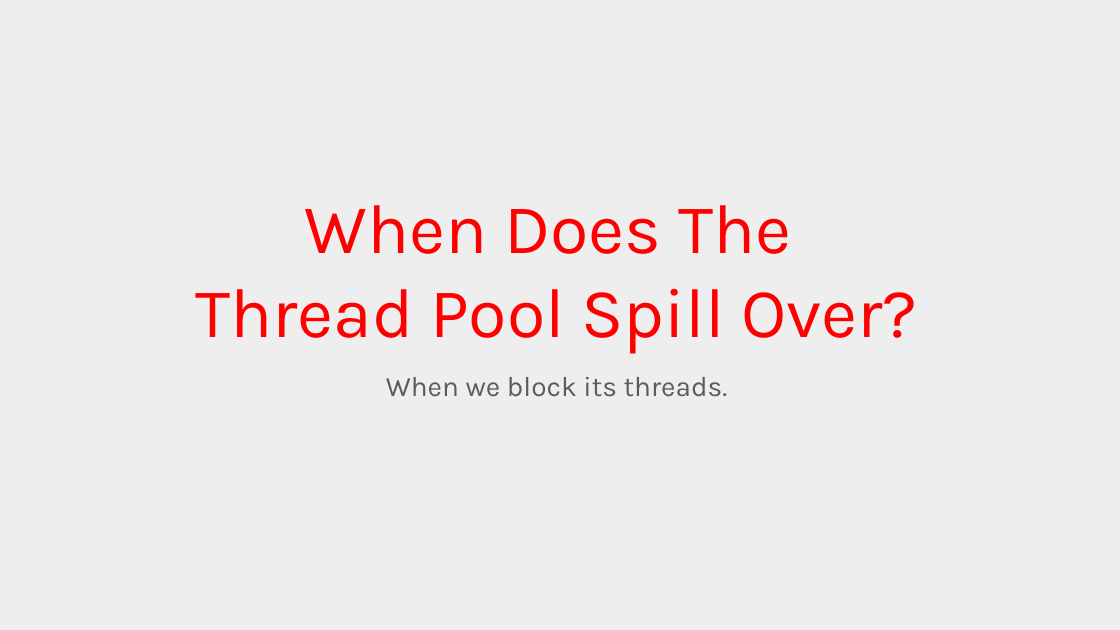
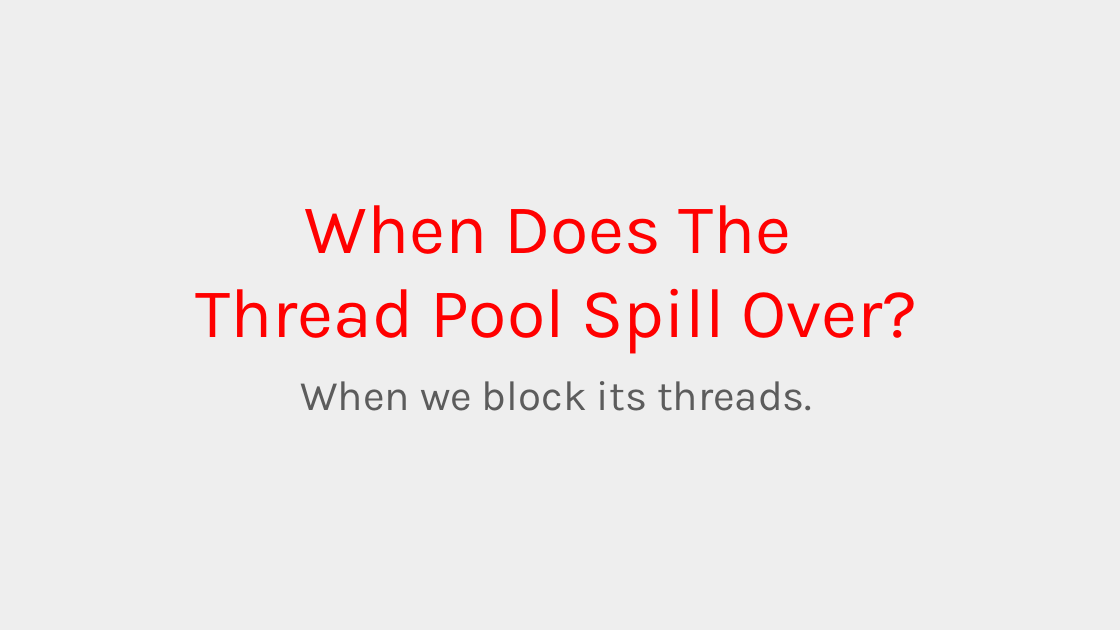
Before and after one commit to feO2x/AdcCore2017.MultithreadingAndAsync, a slide deck: slide 10 of ADC Core 2017 - Multithreading and Async Operations in ASP.NET Core.pptx. Drawn at 1120x630 pixels with LibreOffice and Linux fonts; fonts in the diff are those of the drawing; background and template pictures are left out. Boxes give left, top, right and bottom in pixels: in the first picture for what was removed or moved away, otherwise in the second. Text is boxed around its words. In the diff, an @@ line names an element or a change of style, - is before the commit and + after.

Commit message:
beatified Thread Pool Spilling slide, removed unnecessary code from Async Decompiled example

```diff
--- a/ADC Core 2017 - Multithreading and Async Operations in ASP.NET Core.pptx
+++ b/ADC Core 2017 - Multithreading and Async Operations in ASP.NET Core.pptx
@@ subtitle "When we block its threads." at [300, 381, 812, 411]: size 24 to 36 pt; more space between paragraphs @@
```
Also in this commit, not shown: 1 other file.
